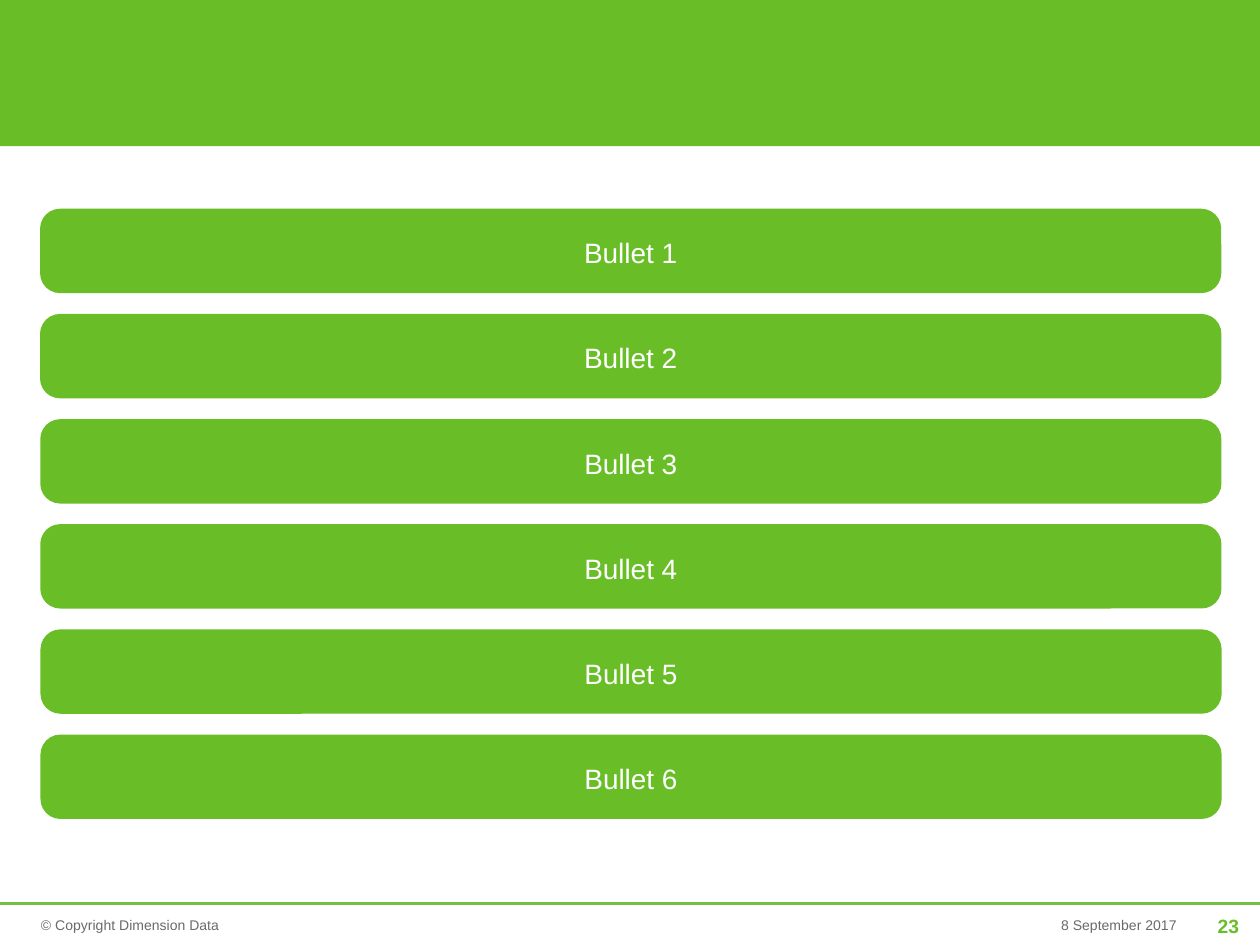
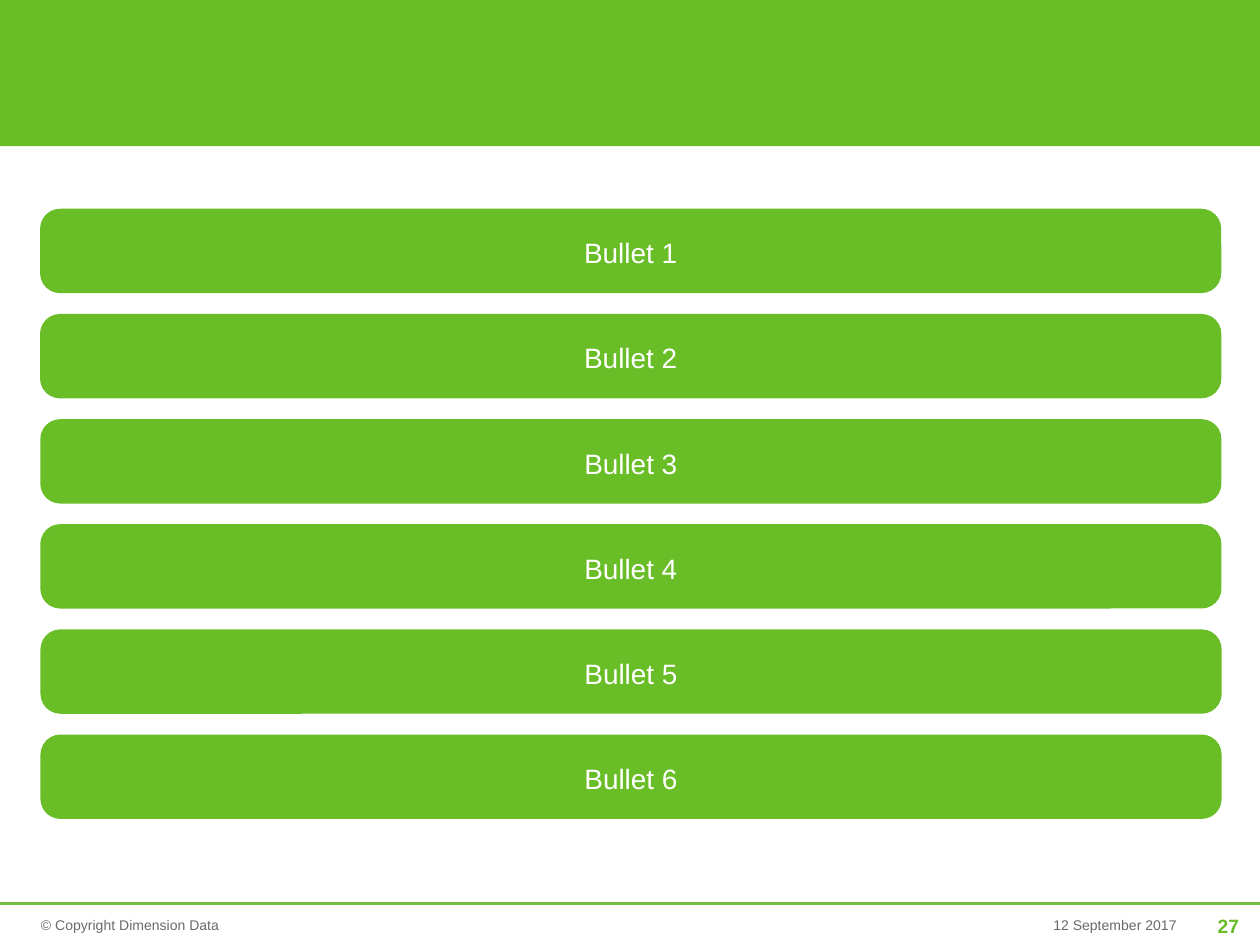
Before and after one commit to mjrio/mjr-tooling-poweshell, a slide deck: slide 27 of BasicPowerShell.pptx (slide 23 before the commit). Drawn at 1260x945 pixels with LibreOffice and Linux fonts; fonts in the diff are those of the drawing; background and template pictures are left out. Boxes give left, top, right and bottom in pixels: in the first picture for what was removed or moved away, otherwise in the second. Text is boxed around its words. In the diff, an @@ line names an element or a change of style, - is before the commit and + after.

```diff
--- a/BasicPowerShell.pptx
+++ b/BasicPowerShell.pptx
@@ text at [1053,920,1176,933]: text changed @@
-8 September 2017
+12 September 2017
@@ page number at [1218,919,1239,933]: text changed @@
-23
+27
```
Also in this commit, not shown: 29 other slides changed, 7 slides added, 3 slides removed, 1 other file.
